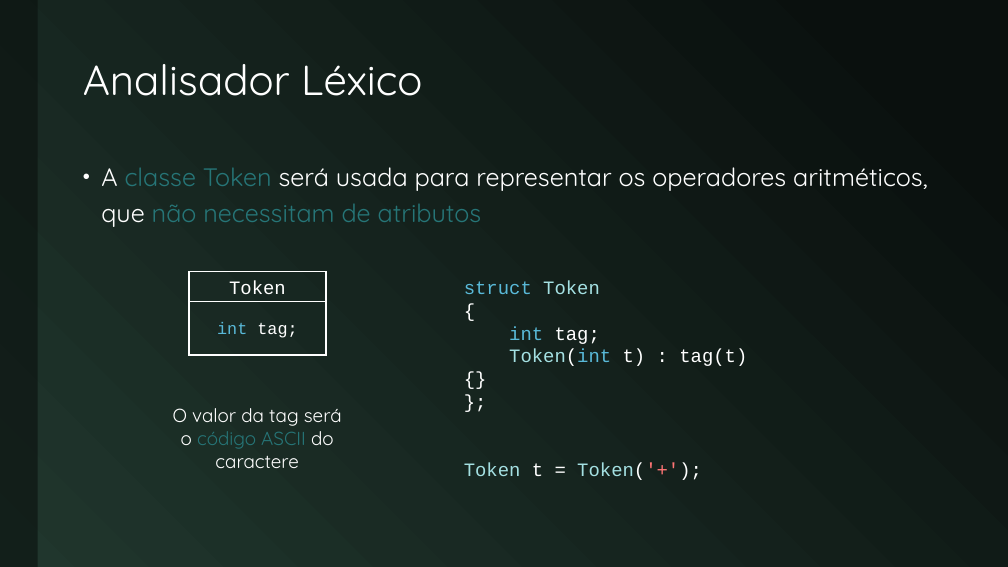
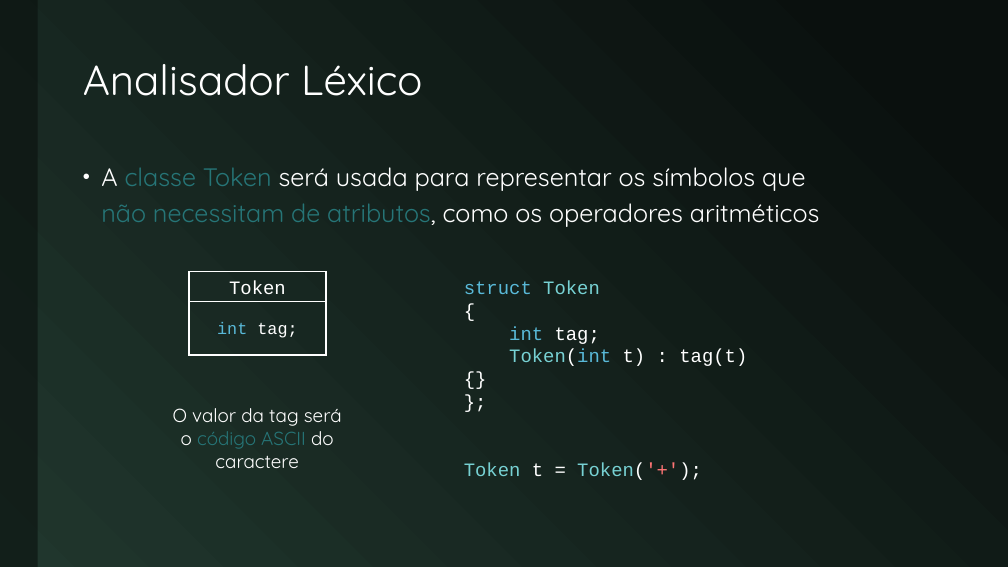
Before and after one commit to JudsonSS/Compiladores, a slide deck: slide 20 of Slides/06. Análise Léxica.pptx. Drawn at 1008x567 pixels with LibreOffice and Linux fonts; fonts in the diff are those of the drawing. Boxes give left, top, right and bottom in pixels: in the first picture for what was removed or moved away, otherwise in the second. Text is boxed around its words. In the diff, an @@ line names an element or a change of style, - is before the commit and + after.

```diff
--- a/Slides/06. Análise Léxica.pptx
+++ b/Slides/06. Análise Léxica.pptx
@@ text at [101, 167, 820, 227]: text changed @@
-• A classe Token será usada para representar os operadores aritméticos, que não necessitam de atributos
+• A classe Token será usada para representar os símbolos que
+  não necessitam de atributos, como os operadores aritméticos
@@ text at [464, 281, 747, 480]: text colour #A4E0E2 to #77D1D3 in "Token", "Token(int", "Token Token('+');" @@
```
Also in this commit, not shown: 14 other slides changed, 2 other files.
